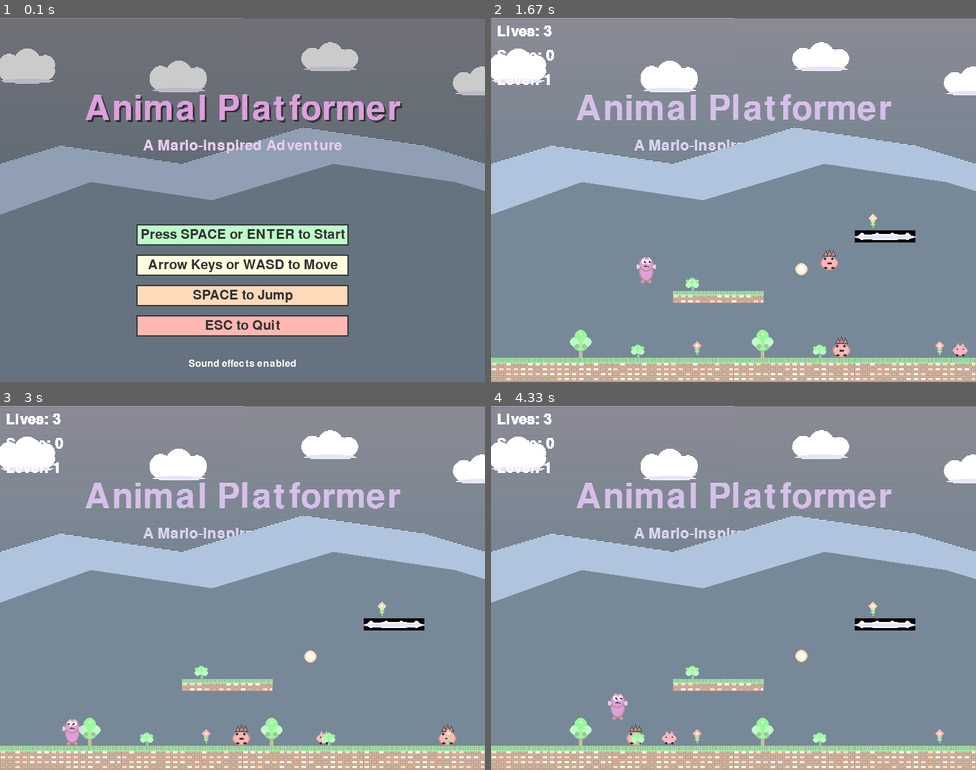
Above: before the commit, frames 1-4 (two rows, left to right).
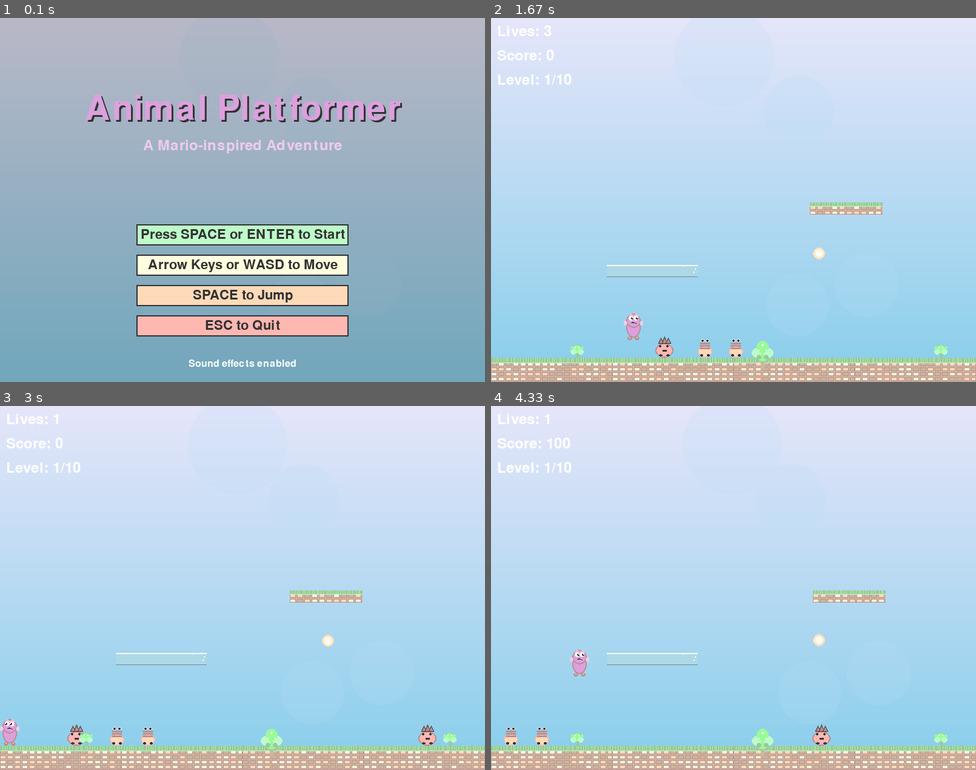
Above: after the commit, the same moments.

Repository: 100576146-lgtm/RP_Moreno_Turkel_25
Game: pygame game, started from mario_platformer.py
Same seed, same stepped clock (60 frames per second), same inputs: the game is played once before the commit and once after it.
Inputs:
- Up to frame 1 (0.1 s): no input
- Up to frame 2 (1.67 s): hold Space 0.33-0.8 s; hold Right 0.83-1.3 s; hold W 1.33-1.63 s
- Up to frame 3 (3 s): hold Right 1.67-2.13 s; hold A 2.17-2.7 s; hold Left from 2.73 s (still down)
- Up to frame 4 (4.33 s): release Left at 3.13 s; tap Space at 3.17 s; hold Up 3.5-3.87 s; hold D from 3.9 s (still down)

The runs differ from the first frame. In frame 1, 61% of the frame differs, in the area x 0-100%, y 0-100%; in frame 2, 70%; in frame 3, 70%; in frame 4, 70%.

Commit message:
fixed background

Diff:
--- a/mario_platformer.py
+++ b/mario_platformer.py
@@ -49,6 +49,7 @@
     PLAYING = 2
     GAME_OVER = 3
     PAUSED = 4
+    LEVEL_COMPLETE = 5
 
 class SoundManager:
     def __init__(self):
@@ -145,7 +146,7 @@
         self.vel_y = 0
         self.on_ground = False
         self.jump_count = 0
-        self.max_jumps = 2
+        self.max_jumps = 1
 
         # Animation
         self.facing_right = True
@@ -235,14 +236,12 @@
         if old_facing != self.facing_right:
             self.draw_character()
 
-        # Jumping
-        if (keys[pygame.K_SPACE] or keys[pygame.K_UP] or keys[pygame.K_w]) and self.jump_count < self.max_jumps:
-            if self.on_ground or self.jump_count == 0:
-                self.vel_y = JUMP_STRENGTH
-                self.jump_count += 1
-                self.on_ground = False
-                if self.sound_manager:
-                    self.sound_manager.play('jump')
+        # Jumping (only when on ground)
+        if (keys[pygame.K_SPACE] or keys[pygame.K_UP] or keys[pygame.K_w]) and self.on_ground:
+            self.vel_y = JUMP_STRENGTH
+            self.on_ground = False
+            if self.sound_manager:
+                self.sound_manager.play('jump')
 
         # Apply gravity
         self.vel_y += GRAVITY
@@ -290,7 +289,8 @@
             # Check if player is jumping on enemy (player's bottom is above enemy's center)
             if self.vel_y > 0 and self.rect.bottom < enemy.rect.centery:
                 enemy.kill()
-                self.vel_y = JUMP_STRENGTH // 2  # Small bounce
+                # Slightly higher bounce on enemy stomp
+                self.vel_y = int(JUMP_STRENGTH * 1.15)
                 if self.sound_manager:
                     self.sound_manager.play('enemy_kill')
                 return "enemy_killed"
@@ -749,6 +749,9 @@
         self.lives = 3
         self.score = 0
         self.level_progress = 0  # For progressive difficulty
+        self.current_level = 0
+        self.levels = self.generate_levels()
+        self.theme = self.levels[self.current_level]["theme"]
 
         # Create sprite groups
         self.all_sprites = pygame.sprite.Group()
@@ -761,6 +764,10 @@
         # Create camera
         self.camera = Camera()
 
+        # Background cache
+        self._bg_cache = None
+        self._bg_blobs = []
+
         # Create level
         self.create_level()
 
@@ -771,7 +778,42 @@
         # Font for UI
         self.font = pygame.font.Font(None, 36)
 
+    def set_level_dimensions(self, width, height):
+        global LEVEL_WIDTH, LEVEL_HEIGHT
+        LEVEL_WIDTH = width
+        LEVEL_HEIGHT = height
+
+    def generate_levels(self):
+        # Define 10 themed levels with growing width/difficulty and distinct colors
+        themes = [
+            {"sky_top": LAVENDER, "sky_bottom": SKY_BLUE, "mountain_back": MOUNTAIN_PURPLE, "mountain_front": MOUNTAIN_BLUE},
+            {"sky_top": SOFT_BLUE, "sky_bottom": SAGE_GREEN, "mountain_back": LIGHT_PURPLE, "mountain_front": SOFT_PURPLE},
+            {"sky_top": PEACH, "sky_bottom": SOFT_YELLOW, "mountain_back": BEIGE, "mountain_front": LIGHT_BROWN},
+            {"sky_top": SOFT_PINK, "sky_bottom": CORAL, "mountain_back": DUSTY_ROSE, "mountain_front": PEACH},
+            {"sky_top": MINT_GREEN, "sky_bottom": PASTEL_GREEN, "mountain_back": SAGE_GREEN, "mountain_front": MINT_GREEN},
+            {"sky_top": LIGHT_PURPLE, "sky_bottom": SOFT_PURPLE, "mountain_back": LAVENDER, "mountain_front": LIGHT_PURPLE},
+            {"sky_top": CREAM, "sky_bottom": SOFT_YELLOW, "mountain_back": PEACH, "mountain_front": CORAL},
+            {"sky_top": SKY_BLUE, "sky_bottom": SOFT_BLUE, "mountain_back": MOUNTAIN_BLUE, "mountain_front": BLACK},
+            {"sky_top": SOFT_YELLOW, "sky_bottom": PEACH, "mountain_back": LIGHT_BROWN, "mountain_front": DUSTY_ROSE},
+            {"sky_top": SOFT_PURPLE, "sky_bottom": LIGHT_PURPLE, "mountain_back": LAVENDER, "mountain_front": MOUNTAIN_BLUE},
+        ]
+        levels = []
+        for i in range(10):
+            width = 2800 + i * 400
+            difficulty = i  # increases with level index
+            levels.append({
+                "width": width,
+                "height": 600,
+                "difficulty": difficulty,
+                "theme": themes[i % len(themes)]
+            })
+        return levels
+
     def create_level(self):
+        # Configure dimensions and theme for current level
+        level_def = self.levels[self.current_level]
+        self.set_level_dimensions(level_def["width"], level_def["height"])
+        self.theme = level_def["theme"]
         # Ground platforms
         for x in range(0, LEVEL_WIDTH, 200):
             platform = Platform(x, LEVEL_HEIGHT - 40, 200, 40)
@@ -779,18 +821,20 @@
             self.all_sprites.add(platform)
 
         # Floating platforms with different types
-        platforms_data = [
-            (300, 450, 150, 20, "normal"),
-            (600, 350, 100, 20, "cloud"),
-            (900, 400, 120, 20, "normal"),
-            (1200, 300, 100, 20, "ice"),
-            (1500, 450, 150, 20, "normal"),
-            (1800, 350, 100, 20, "cloud"),
-            (2100, 400, 120, 20, "moving"),
-            (2400, 250, 100, 20, "ice"),
-            (2700, 400, 150, 20, "normal"),
-            (3000, 300, 100, 20, "cloud"),
-        ]
+        # Procedurally create floating platforms based on level width and difficulty
+        platforms_data = []
+        segment = LEVEL_WIDTH // 8
+        rng = random.Random(1337 + self.current_level)
+        for s in range(1, 8):
+            base_x = s * segment
+            count = 1 + (level_def["difficulty"] // 2)
+            for c in range(count):
+                x = base_x - rng.randint(80, 180)
+                y = rng.randint(220, 480)
+                w = rng.choice([100, 120, 150])
+                h = 20
+                ptype = rng.choice(["normal", "cloud", "ice", "moving"]) if s % 2 == 0 else rng.choice(["normal", "cloud", "ice"])
+                platforms_data.append((x, y, w, h, ptype))
 
         for x, y, w, h, ptype in platforms_data:
             platform = Platform(x, y, w, h, ptype)
@@ -798,12 +842,16 @@
             self.all_sprites.add(platform)
 
         # Create enemies with progressive difficulty
-        enemy_data = [
-            (400, 400, "basic"), (700, 300, "basic"), (1000, 350, "fast"),
-            (1300, 250, "basic"), (1600, 400, "jumper"), (1900, 300, "fast"),
-            (2200, 350, "big"), (2500, 200, "jumper"), (2800, 350, "fast"),
-            (3100, 250, "big")
-        ]
+        # Enemies scale with difficulty
+        enemy_data = []
+        enemy_kinds = ["basic", "fast", "jumper", "big"]
+        enemy_count = 8 + level_def["difficulty"] * 2
+        rng = random.Random(9000 + self.current_level)
+        for _ in range(enemy_count):
+            x = rng.randint(300, LEVEL_WIDTH - 300)
+            y = rng.randint(240, 460)
+            etype = rng.choices(enemy_kinds, weights=[4, 3 + level_def["difficulty"], 3, 1 + level_def["difficulty"]//2])[0]
+            enemy_data.append((x, y, etype))
 
         # Add more enemies based on level progress
         if self.level_progress > 0:
@@ -824,11 +872,12 @@
             self.all_sprites.add(enemy)
 
         # Create powerups
-        powerup_positions = [
-            (500, 400), (800, 300), (1100, 350), (1400, 250),
-            (1700, 400), (2000, 300), (2300, 350), (2600, 200),
-            (2900, 350)
-        ]
+        powerup_positions = []
+        rng = random.Random(777 + self.current_level)
+        for s in range(2, 9):
+            x = s * (LEVEL_WIDTH // 10) + rng.randint(-60, 60)
+            y = rng.randint(260, 420)
+            powerup_positions.append((x, y))
 
         for x, y in powerup_positions:
             powerup = Powerup(x, y)
@@ -836,19 +885,11 @@
             self.all_sprites.add(powerup)
 
         # Create decorative plants with more variety
-        plant_data = [
-            # Ground level plants
-            (230, 524, "small"), (330, 524, "flower"), (530, 524, "small"), (730, 524, "flower"),
-            (830, 524, "small"), (1030, 524, "flower"), (1230, 524, "small"), (1430, 524, "flower"),
-            (1630, 524, "small"), (1830, 524, "flower"), (2030, 524, "small"), (2230, 524, "flower"),
-            (2430, 524, "small"), (2630, 524, "flower"), (2830, 524, "small"), (3030, 524, "flower"),
-            # Large trees
-            (130, 506, "large"), (430, 506, "large"), (930, 506, "large"), (1330, 506, "large"),
-            (1730, 506, "large"), (2130, 506, "large"), (2530, 506, "large"), (2930, 506, "large"),
-            # On platforms
-            (320, 414, "small"), (620, 314, "flower"), (920, 364, "small"), (1520, 414, "flower"),
-            (1820, 314, "small"), (2120, 364, "flower"), (2720, 364, "small")
-        ]
+        plant_data = []
+        rng = random.Random(4242 + self.current_level)
+        for x in range(130, LEVEL_WIDTH, 300):
+            plant_type = rng.choice(["small", "large", "flower", "small", "flower"])
+            plant_data.append((x, LEVEL_HEIGHT - 76, plant_type))
 
         for x, y, ptype in plant_data:
             plant = Plant(x, y, ptype)
@@ -856,83 +897,65 @@
             self.all_sprites.add(plant)
 
         # Create obstacles
-        obstacle_positions = [
-            (800, 536, "spike"), (1400, 536, "spike"), (2000, 536, "spike"), (2600, 536, "spike")
-        ]
+        obstacle_positions = []
+        rng = random.Random(555 + self.current_level)
+        spike_count = 3 + level_def["difficulty"]
+        for _ in range(spike_count):
+            obstacle_positions.append((rng.randint(600, LEVEL_WIDTH - 400), LEVEL_HEIGHT - 64, "spike"))
 
         for x, y, otype in obstacle_positions:
             obstacle = Obstacle(x, y, otype)
             self.obstacles.add(obstacle)
             self.all_sprites.add(obstacle)
 
+    def _ensure_background_cache(self):
+        if self._bg_cache is None:
+            self._bg_cache = pygame.Surface((SCREEN_WIDTH, SCREEN_HEIGHT))
+            top = self.theme["sky_top"]
+            bottom = self.theme["sky_bottom"]
+            for y in range(SCREEN_HEIGHT):
+                t = y / (SCREEN_HEIGHT - 1)
+                r = int(top[0] * (1 - t) + bottom[0] * t)
+                g = int(top[1] * (1 - t) + bottom[1] * t)
+                b = int(top[2] * (1 - t) + bottom[2] * t)
+                pygame.draw.line(self._bg_cache, (r, g, b), (0, y), (SCREEN_WIDTH, y))
+
+            # Create a few slow-moving abstract blobs on their own surface
+            self._bg_blobs = []
+            rng = random.Random(101 + self.current_level)
+            for _ in range(5):
+                blob = {
+                    "x": rng.randint(-100, SCREEN_WIDTH + 100),
+                    "y": rng.randint(40, SCREEN_HEIGHT - 120),
+                    "r": rng.randint(40, 90),
+                    "vx": rng.choice([-0.1, 0.08, 0.12, -0.08]),
+                    "color": (
+                        int((self.theme["sky_top"][0] + self.theme["sky_bottom"][0]) / 2),
+                        int((self.theme["sky_top"][1] + self.theme["sky_bottom"][1]) / 2),
+                        int((self.theme["sky_top"][2] + self.theme["sky_bottom"][2]) / 2),
+                    ),
+                }
+                self._bg_blobs.append(blob)
+
     def draw_background(self):
-        # Always redraw background for proper parallax effect
-        # Sky gradient (improved with smoother transitions)
-        for y in range(0, SCREEN_HEIGHT, 2):  # Draw every 2 pixels for performance
-            color_ratio = y / SCREEN_HEIGHT
-            # Smooth color transition
-            r = int(LAVENDER[0] * (1 - color_ratio) + SKY_BLUE[0] * color_ratio)
-            g = int(LAVENDER[1] * (1 - color_ratio) + SKY_BLUE[1] * color_ratio)
-            b = int(LAVENDER[2] * (1 - color_ratio) + SKY_BLUE[2] * color_ratio)
-            pygame.draw.line(self.screen, (r, g, b), (0, y), (SCREEN_WIDTH, y + 1))
-
-        # Draw mountains and clouds with proper parallax
-        self.draw_mountains_and_clouds()
+        # Cached gradient background with subtle blobs; no text, no trails
+        self._ensure_background_cache()
+        self.screen.blit(self._bg_cache, (0, 0))
+
+        # Draw and update blobs on a temporary surface to avoid trails
+        blob_surface = pygame.Surface((SCREEN_WIDTH, SCREEN_HEIGHT), pygame.SRCALPHA)
+        for blob in self._bg_blobs:
+            pygame.draw.circle(blob_surface, (*blob["color"], 50), (int(blob["x"]), int(blob["y"])), blob["r"])
+            blob["x"] += blob["vx"]
+            if blob["x"] < -120:
+                blob["x"] = SCREEN_WIDTH + 100
+            elif blob["x"] > SCREEN_WIDTH + 120:
+                blob["x"] = -100
+        self.screen.blit(blob_surface, (0, 0))
 
     def draw_mountains_and_clouds(self):
-
-        # Mountains (parallax effect) - Back layer
-        mountain_offset = self.camera.x * 0.2  # Slower parallax
-
-        # Back mountains (more distant)
-        back_mountain_points = [
-            (int(-200 - mountain_offset), int(SCREEN_HEIGHT * 0.5)),
-            (int(100 - mountain_offset), int(SCREEN_HEIGHT * 0.35)),
-            (int(300 - mountain_offset), int(SCREEN_HEIGHT * 0.4)),
-            (int(500 - mountain_offset), int(SCREEN_HEIGHT * 0.3)),
-            (int(700 - mountain_offset), int(SCREEN_HEIGHT * 0.35)),
-            (int(900 - mountain_offset), int(SCREEN_HEIGHT * 0.45)),
-            (int(SCREEN_WIDTH + 200 - mountain_offset), int(SCREEN_HEIGHT * 0.45)),
-            (int(SCREEN_WIDTH + 200 - mountain_offset), SCREEN_HEIGHT),
-            (int(-200 - mountain_offset), SCREEN_HEIGHT)
-        ]
-        pygame.draw.polygon(self.screen, MOUNTAIN_PURPLE, back_mountain_points)
-
-        # Front mountains (closer)
-        mountain_offset2 = self.camera.x * 0.4
-        front_mountain_points = [
-            (int(-100 - mountain_offset2), int(SCREEN_HEIGHT * 0.6)),
-            (int(150 - mountain_offset2), int(SCREEN_HEIGHT * 0.45)),
-            (int(350 - mountain_offset2), int(SCREEN_HEIGHT * 0.5)),
-            (int(550 - mountain_offset2), int(SCREEN_HEIGHT * 0.4)),
-            (int(750 - mountain_offset2), int(SCREEN_HEIGHT * 0.45)),
-            (int(950 - mountain_offset2), int(SCREEN_HEIGHT * 0.55)),
-            (int(SCREEN_WIDTH + 100 - mountain_offset2), int(SCREEN_HEIGHT * 0.55)),
-            (int(SCREEN_WIDTH + 100 - mountain_offset2), SCREEN_HEIGHT),
-            (int(-100 - mountain_offset2), SCREEN_HEIGHT)
-        ]
-        pygame.draw.polygon(self.screen, MOUNTAIN_BLUE, front_mountain_points)
-
-        # Clouds with better positioning
-        cloud_offset = self.camera.x * 0.05  # Very slow parallax
-        cloud_positions = [
-            (100 - cloud_offset, 60), (350 - cloud_offset, 80), (600 - cloud_offset, 50),
-            (850 - cloud_offset, 90), (1100 - cloud_offset, 70), (1350 - cloud_offset, 85)
-        ]
-
-        for cx, cy in cloud_positions:
-            # Wrap clouds around screen
-            screen_x = cx % (SCREEN_WIDTH + 200) - 100
-            if -120 < screen_x < SCREEN_WIDTH + 20:  # Only draw visible clouds
-                # Enhanced cloud with better shape
-                # Main cloud body
-                pygame.draw.ellipse(self.screen, WHITE, (int(screen_x), int(cy), 90, 35))
-                # Cloud puffs for more realistic shape
-                pygame.draw.circle(self.screen, WHITE, (int(screen_x + 15), int(cy + 17)), 18)
-                pygame.draw.circle(self.screen, WHITE, (int(screen_x + 45), int(cy + 12)), 22)
-                pygame.draw.circle(self.screen, WHITE, (int(screen_x + 75), int(cy + 17)), 16)
-                # Add subtle shadow
-                pygame.draw.ellipse(self.screen, LAVENDER, (int(screen_x + 2), int(cy + 30), 86, 8))
+        # Intentionally no-op; mountain/cloud layers removed to simplify and avoid artifacts
+        pass
 
     def handle_events(self):
         for event in pygame.event.get():
@@ -942,6 +965,11 @@
                 if self.state == GameState.MENU:
                     if event.key == pygame.K_SPACE or event.key == pygame.K_RETURN:
                         self.start_game()
+                elif self.state == GameState.LEVEL_COMPLETE:
+                    if event.key == pygame.K_SPACE or event.key == pygame.K_RETURN:
+                        self.continue_to_next_level()
+                    elif event.key == pygame.K_m:
+                        self.state = GameState.MENU
                 elif self.state == GameState.GAME_OVER:
                     if event.key == pygame.K_r or event.key == pygame.K_SPACE:
                         self.restart_game()
@@ -960,6 +988,8 @@
         self.lives = 3
         self.score = 0
         self.level_progress = 0
+        self.current_level = 0
+        self.theme = self.levels[self.current_level]["theme"]
 
         # Clear and recreate everything
         self.all_sprites.empty()
@@ -1024,6 +1054,10 @@
                 self.lives += 1
                 self.score += 200
 
+            # Detect end of level: when player reaches (or exceeds) level width
+            if self.player.rect.right >= LEVEL_WIDTH - 5:
+                self.state = GameState.LEVEL_COMPLETE
+
             # Update enemies
             self.enemies.update(self.platforms)
 
@@ -1040,6 +1074,8 @@
             self.draw_game()
         elif self.state == GameState.GAME_OVER:
             self.draw_game_over()
+        elif self.state == GameState.LEVEL_COMPLETE:
+            self.draw_level_complete()
 
         pygame.display.flip()
 
@@ -1120,10 +1156,58 @@
         # Draw UI
         lives_text = self.font.render(f"Lives: {self.lives}", True, WHITE)
         score_text = self.font.render(f"Score: {self.score}", True, WHITE)
-        level_text = self.font.render(f"Level: {self.level_progress + 1}", True, WHITE)
+        level_text = self.font.render(f"Level: {self.current_level + 1}/{len(self.levels)}", True, WHITE)
         self.screen.blit(lives_text, (10, 10))
         self.screen.blit(score_text, (10, 50))
         self.screen.blit(level_text, (10, 90))
+
+    def draw_level_complete(self):
+        # Background
+        self.draw_background()
+        overlay = pygame.Surface((SCREEN_WIDTH, SCREEN_HEIGHT))
+        overlay.set_alpha(160)
+        overlay.fill(BLACK)
+        self.screen.blit(overlay, (0, 0))
+
+        title_font = pygame.font.Font(None, 84)
+        title_text = title_font.render(f"Level {self.current_level + 1} Complete!", True, SOFT_YELLOW)
+        title_rect = title_text.get_rect(center=(SCREEN_WIDTH//2, SCREEN_HEIGHT//3))
+        self.screen.blit(title_text, title_rect)
+
+        info_font = pygame.font.Font(None, 36)
+        if self.current_level < len(self.levels) - 1:
+            info = "Press SPACE/ENTER to Continue"
+        else:
+            info = "All levels complete! Press M for Menu"
+        info_text = info_font.render(info, True, WHITE)
+        info_rect = info_text.get_rect(center=(SCREEN_WIDTH//2, SCREEN_HEIGHT//2))
+        self.screen.blit(info_text, info_rect)
+
+        small = pygame.font.Font(None, 28)
+        small_text = small.render("Press M for Menu", True, WHITE)
+        small_rect = small_text.get_rect(center=(SCREEN_WIDTH//2, SCREEN_HEIGHT//2 + 50))
+        self.screen.blit(small_text, small_rect)
+
+    def continue_to_next_level(self):
+        if self.current_level < len(self.levels) - 1:
+            self.current_level += 1
+            self.theme = self.levels[self.current_level]["theme"]
+            # Reset and load next level
+            self.all_sprites.empty()
+            self.platforms.empty()
+            self.enemies.empty()
+            self.powerups.empty()
+            self.plants.empty()
+            self.obstacles.empty()
+            self.create_level()
+            self.player = Player(100, 400, self.sound_manager)
+            self.all_sprites.add(self.player)
+            self.camera.x = 0
+            self.camera.y = 0
+            self.state = GameState.PLAYING
+        else:
+            # Finished all levels
+            self.state = GameState.MENU
 
     def draw_game_over(self):
         # Draw scenic background
@@ -1192,6 +1276,7 @@
         self.state = GameState.PLAYING
         self.lives = 3
         self.score = 0
+        self.current_level = 0
 
         # Clear all sprites
         self.all_sprites.empty()
@@ -1202,6 +1287,7 @@
         self.obstacles.empty()
 
         # Recreate level and player
+        self.theme = self.levels[self.current_level]["theme"]
         self.create_level()
         self.player = Player(100, 400, self.sound_manager)
         self.all_sprites.add(self.player)
Not shown, added: index.html
